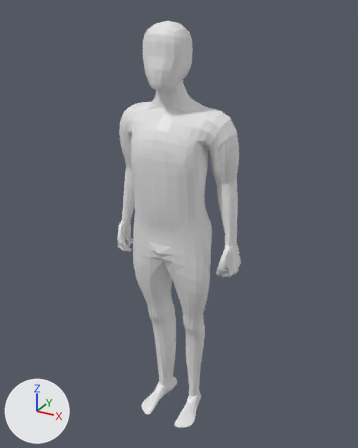
One commit to the Blender file Male.blend: the scene before it, then after it.
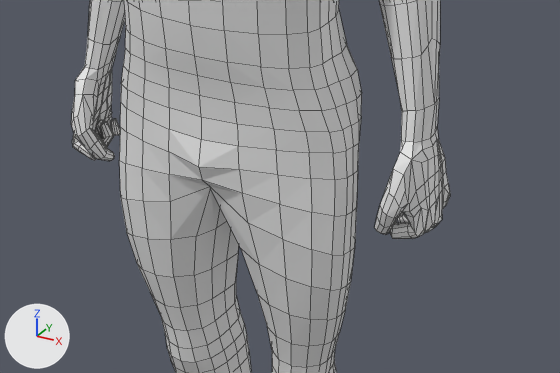
Old and new are each drawn whole from a 50 mm lens placed at (1.91, -3.44, 3.71), pointed at (0.01, 0.02, 1.98) and again close up on the part from 26% to 77% of the width and 44% to 72% of the height. The axes (+X, +Y, +Z) are drawn at lower left. The lights are the same throughout. Both versions are drawn at frame 0 of the action 'Idle'; the numbers are the values there. The close-ups show mesh edges as thin lines.
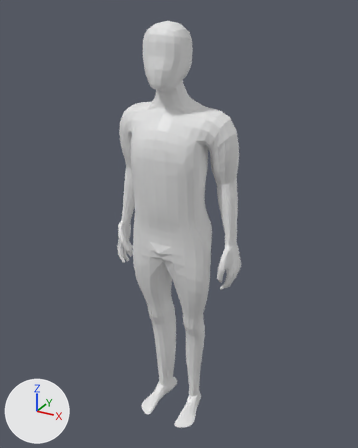
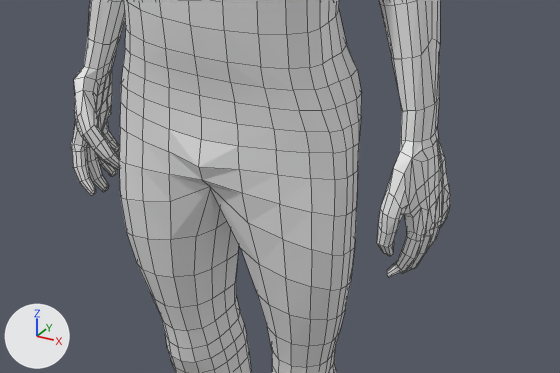
Pixel boxes [x1, y1, x2, y2] of what changed, in the close-ups (560 x 373 px):
'Cube', posed
    both: [71, 0, 450, 373]

What changed in the scene script:
```text
Change bone_f_index_01_master_l:
    where bone_f_index_01_master_l = bpy.data.objects['rig'].pose.bones['f_index.01_master.L']  # child of 'ORG-palm.01.L'
    bone_f_index_01_master_l.scale: (1.0, 0.58, 1.0) -> (1.0, 0.93, 1.0)
Change bone_thumb_01_master_l:
    where bone_thumb_01_master_l = bpy.data.objects['rig'].pose.bones['thumb.01_master.L']  # child of 'ORG-palm.01.L'
    bone_thumb_01_master_l.scale: (1.0, 0.86, 1.0) -> (1.0, 0.89, 1.0)
Change bone_f_index_01_l:
    where bone_f_index_01_l = bpy.data.objects['rig'].pose.bones['f_index.01.L']  # child of 'MCH-f_index.01_drv.L'
    bone_f_index_01_l.rotation_quaternion: (0.814, 0.576, -0.073, -0.012) -> (0.996, 0.093, -0.017, -0.002)  # degrees (71, -6, -6) -> degrees (11, -2, 0)
Change bone_thumb_01_l:
    where bone_thumb_01_l = bpy.data.objects['rig'].pose.bones['thumb.01.L']  # child of 'MCH-thumb.01_drv.L'
    bone_thumb_01_l.rotation_quaternion: (0.976, 0.106, -0.136, 0.134) -> (1.0, 0.0, 0.0, 0.0)  # degrees (10, -17, 14) -> degrees (0, 0, 0)
Change bone_thumb_02_l:
    where bone_thumb_02_l = bpy.data.objects['rig'].pose.bones['thumb.02.L']  # child of 'MCH-thumb.02_drv.L'
    bone_thumb_02_l.location: (0.0, 0.0, 0.0) -> (-0.012, 0.003, 0.001)
    bone_thumb_02_l.rotation_quaternion: (0.992, 0.031, -0.037, -0.119) -> (0.999, 0.001, -0.023, -0.039)  # degrees (4, -4, -14) -> degrees (0, -3, -4)
Change bone_f_middle_01_master_l:
    where bone_f_middle_01_master_l = bpy.data.objects['rig'].pose.bones['f_middle.01_master.L']  # child of 'ORG-palm.02.L'
    bone_f_middle_01_master_l.scale: (1.0, 0.64, 1.0) -> (1.0, 0.95, 1.0)
Change bone_f_middle_01_l:
    where bone_f_middle_01_l = bpy.data.objects['rig'].pose.bones['f_middle.01.L']  # child of 'MCH-f_middle.01_drv.L'
    bone_f_middle_01_l.location: (0.0, 0.0, 0.0) -> (0.0, 0.0, 0.001)
    bone_f_middle_01_l.rotation_quaternion: (0.817, 0.549, -0.071, 0.16) -> (0.996, 0.093, -0.006, 0.013)  # degrees (66, -17, 11) -> degrees (11, -1, 1)
Change bone_f_ring_01_master_l:
    where bone_f_ring_01_master_l = bpy.data.objects['rig'].pose.bones['f_ring.01_master.L']  # child of 'ORG-palm.03.L'
    bone_f_ring_01_master_l.scale: (1.0, 0.64, 1.0) -> (1.0, 0.94, 1.0)
Change bone_f_ring_01_l:
    where bone_f_ring_01_l = bpy.data.objects['rig'].pose.bones['f_ring.01.L']  # child of 'MCH-f_ring.01_drv.L'
    bone_f_ring_01_l.location: (0.0, 0.0, 0.0) -> (0.0, 0.0, 0.002)
    bone_f_ring_01_l.rotation_quaternion: (0.815, 0.57, -0.105, 0.034) -> (0.996, 0.093, 0.006, -0.012)  # degrees (70, -12, -4) -> degrees (11, 1, -1)
Change bone_f_pinky_01_master_l:
    where bone_f_pinky_01_master_l = bpy.data.objects['rig'].pose.bones['f_pinky.01_master.L']  # child of 'ORG-palm.04.L'
    bone_f_pinky_01_master_l.location: (0.0, 0.0, 0.0) -> (-0.008, 0.001, -0.001)
    bone_f_pinky_01_master_l.rotation_quaternion: (1.0, 0.0, 0.0, 0.0) -> (0.999, -0.009, 0.002, 0.051)  # degrees (0, 0, 0) -> degrees (-1, 0, 6)
    bone_f_pinky_01_master_l.scale: (1.0, 0.58, 1.0) -> (1.0, 0.9, 1.0)
Change bone_f_pinky_01_l:
    where bone_f_pinky_01_l = bpy.data.objects['rig'].pose.bones['f_pinky.01.L']  # child of 'MCH-f_pinky.01_drv.L'
    bone_f_pinky_01_l.location: (0.0, 0.0, 0.0) -> (0.0, -0.001, -0.003)
    bone_f_pinky_01_l.rotation_quaternion: (0.931, 0.308, -0.071, 0.18) -> (0.996, 0.09, 0.023, -0.014)  # degrees (34, -14, 17) -> degrees (10, 3, -1)
Change bone_f_index_01_master_r:
    where bone_f_index_01_master_r = bpy.data.objects['rig'].pose.bones['f_index.01_master.R']  # child of 'ORG-palm.01.R'
    bone_f_index_01_master_r.scale: (1.0, 0.58, 1.0) -> (1.0, 0.93, 1.0)
Change bone_thumb_01_master_r:
    where bone_thumb_01_master_r = bpy.data.objects['rig'].pose.bones['thumb.01_master.R']  # child of 'ORG-palm.01.R'
    bone_thumb_01_master_r.scale: (1.0, 0.86, 1.0) -> (1.0, 0.89, 1.0)
Change bone_f_index_01_r:
    where bone_f_index_01_r = bpy.data.objects['rig'].pose.bones['f_index.01.R']  # child of 'MCH-f_index.01_drv.R'
    bone_f_index_01_r.rotation_quaternion: (0.814, 0.576, 0.073, 0.012) -> (0.996, 0.093, 0.017, 0.002)  # degrees (71, 6, 6) -> degrees (11, 2, 0)
Change bone_thumb_02_r:
    where bone_thumb_02_r = bpy.data.objects['rig'].pose.bones['thumb.02.R']  # child of 'MCH-thumb.02_drv.R'
    bone_thumb_02_r.location: (0.0, 0.0, 0.0) -> (0.012, 0.003, 0.001)
    bone_thumb_02_r.rotation_quaternion: (0.992, 0.031, 0.037, 0.119) -> (0.999, 0.001, 0.023, 0.039)  # degrees (4, 4, 14) -> degrees (0, 3, 4)
Change bone_f_middle_01_master_r:
    where bone_f_middle_01_master_r = bpy.data.objects['rig'].pose.bones['f_middle.01_master.R']  # child of 'ORG-palm.02.R'
    bone_f_middle_01_master_r.scale: (1.0, 0.64, 1.0) -> (1.0, 0.95, 1.0)
Change bone_f_middle_01_r:
    where bone_f_middle_01_r = bpy.data.objects['rig'].pose.bones['f_middle.01.R']  # child of 'MCH-f_middle.01_drv.R'
    bone_f_middle_01_r.location: (0.0, 0.0, 0.0) -> (0.0, 0.0, 0.001)
    bone_f_middle_01_r.rotation_quaternion: (0.817, 0.549, 0.071, -0.16) -> (0.996, 0.093, 0.006, -0.013)  # degrees (66, 17, -11) -> degrees (11, 1, -1)
Change bone_f_ring_01_master_r:
    where bone_f_ring_01_master_r = bpy.data.objects['rig'].pose.bones['f_ring.01_master.R']  # child of 'ORG-palm.03.R'
    bone_f_ring_01_master_r.scale: (1.0, 0.64, 1.0) -> (1.0, 0.94, 1.0)
Change bone_f_ring_01_r:
    where bone_f_ring_01_r = bpy.data.objects['rig'].pose.bones['f_ring.01.R']  # child of 'MCH-f_ring.01_drv.R'
    bone_f_ring_01_r.location: (0.0, 0.0, 0.0) -> (0.0, 0.0, 0.002)
    bone_f_ring_01_r.rotation_quaternion: (0.815, 0.57, 0.105, -0.034) -> (0.996, 0.093, -0.006, 0.012)  # degrees (70, 12, 4) -> degrees (11, -1, 1)
Change bone_f_pinky_01_master_r:
    where bone_f_pinky_01_master_r = bpy.data.objects['rig'].pose.bones['f_pinky.01_master.R']  # child of 'ORG-palm.04.R'
    bone_f_pinky_01_master_r.location: (0.0, 0.0, 0.0) -> (0.008, 0.001, -0.001)
    bone_f_pinky_01_master_r.rotation_quaternion: (1.0, 0.0, 0.0, 0.0) -> (0.999, -0.009, -0.002, -0.051)  # degrees (0, 0, 0) -> degrees (-1, 0, -6)
    bone_f_pinky_01_master_r.scale: (1.0, 0.58, 1.0) -> (1.0, 0.9, 1.0)
Change bone_f_pinky_01_r:
    where bone_f_pinky_01_r = bpy.data.objects['rig'].pose.bones['f_pinky.01.R']  # child of 'MCH-f_pinky.01_drv.R'
    bone_f_pinky_01_r.location: (0.0, 0.0, 0.0) -> (0.0, -0.001, -0.003)
    bone_f_pinky_01_r.rotation_quaternion: (0.931, 0.308, 0.071, -0.18) -> (0.996, 0.09, -0.023, 0.014)  # degrees (34, 14, -17) -> degrees (10, -3, 1)
```
